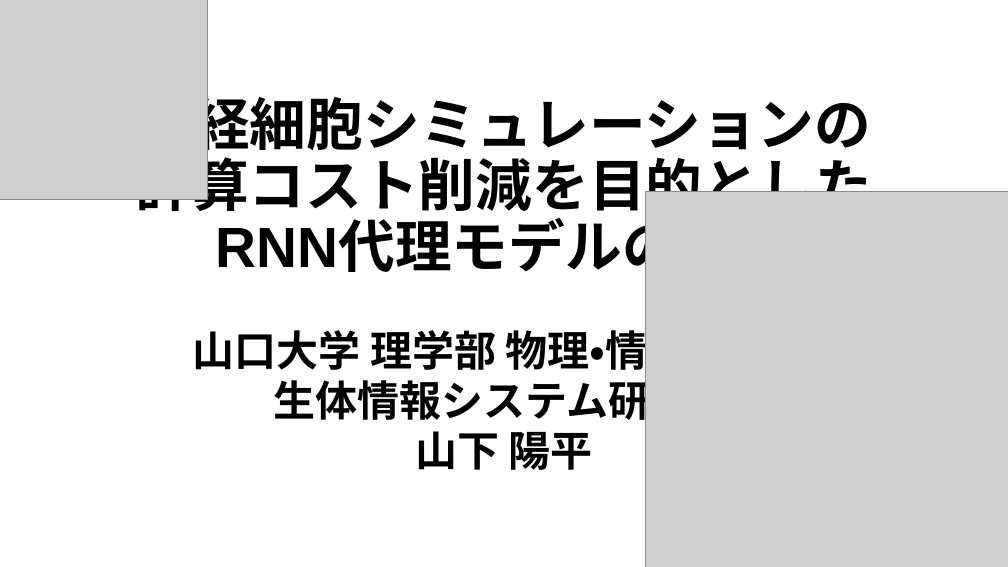
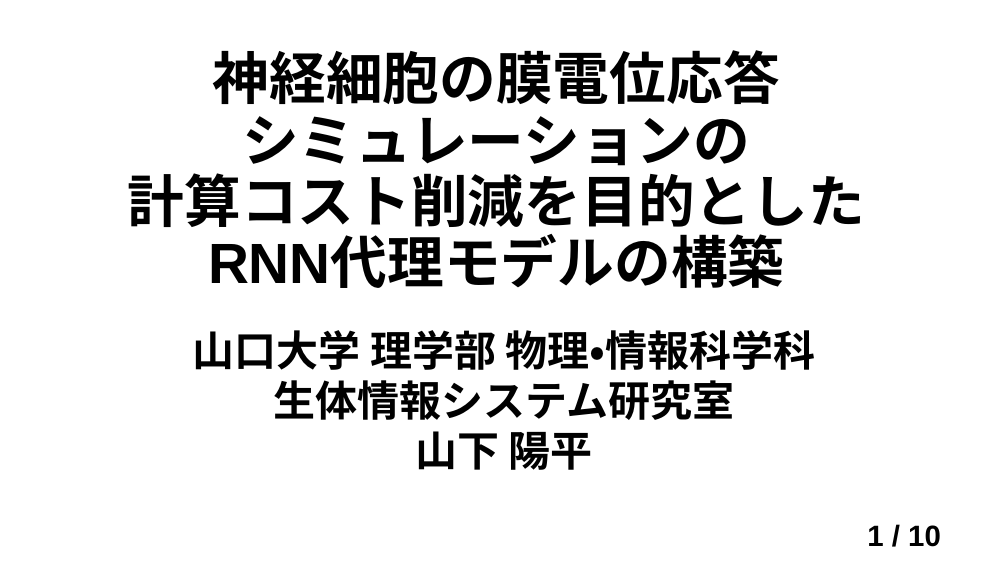
Before and after one commit to bcl-group/2703-yamashita-bashelor-thesis, a slide deck: slide 1 of 卒論/卒論スライド.pptx. Drawn at 1008x567 pixels with LibreOffice and Linux fonts; fonts in the diff are those of the drawing; grey boxes stand for pictures. Boxes give left, top, right and bottom in pixels: in the first picture for what was removed or moved away, otherwise in the second. Text is boxed around its words. In the diff, an @@ line names an element or a change of style, - is before the commit and + after.

```diff
--- a/卒論/卒論スライド.pptx
+++ b/卒論/卒論スライド.pptx
@@ picture removed at (x1=0, y1=0, x2=208, y2=200) @@
@@ title at (x1=128, y1=50, x2=865, y2=236): text changed @@
-神経細胞シミュレーションの
-計算コスト削減を目的とした
-RNN代理モデルの構築
+神経細胞の膜電位応答
+シミュレーションの
+計算コスト削減を目的とした
+RNN代理モデルの構築
@@ picture removed at (x1=645, y1=191, x2=1008, y2=567) @@
@@ page number added at (x1=867, y1=525, x2=941, y2=547), 28 pt, text #000000, bold @@
+1 / 10
```
Also in this commit, not shown: 4 other slides changed, 3 slides added, 2 slides removed, 17 other files.
